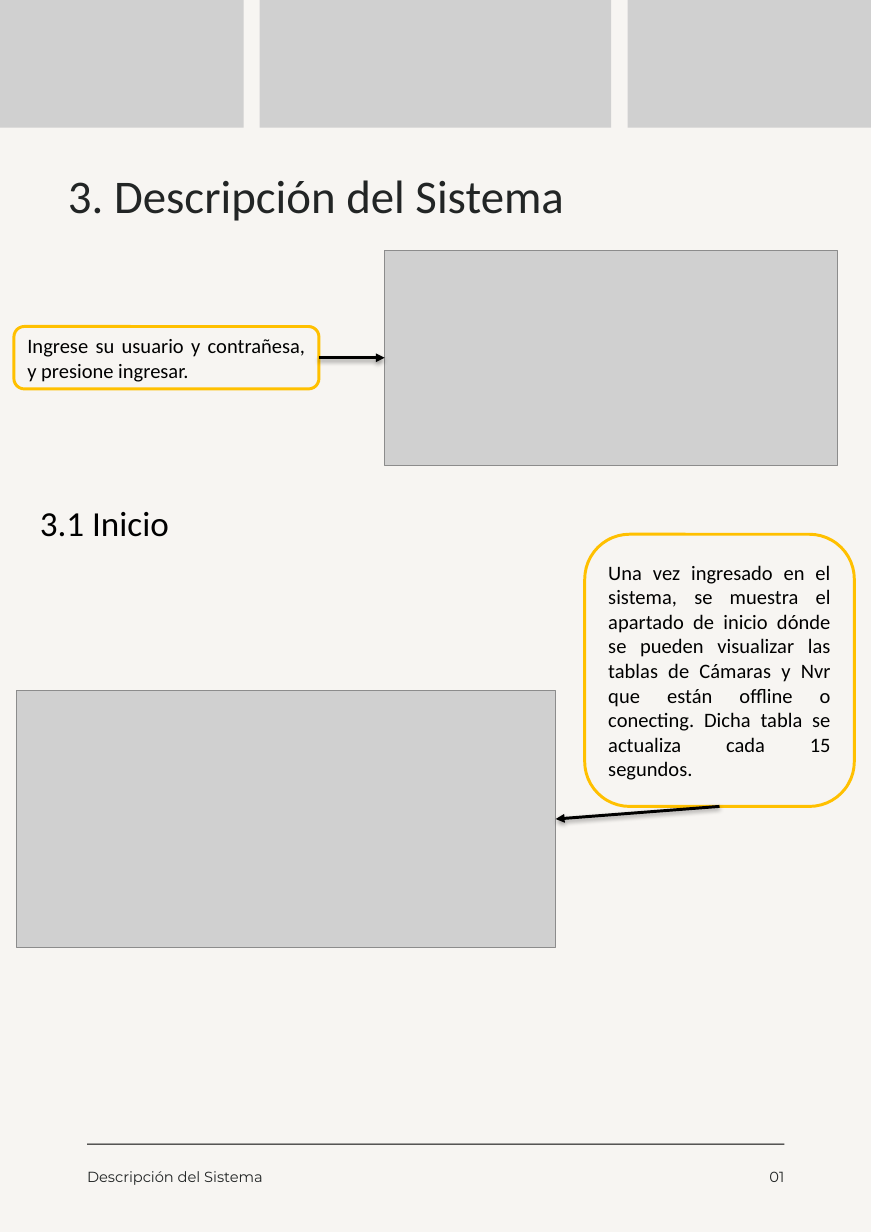
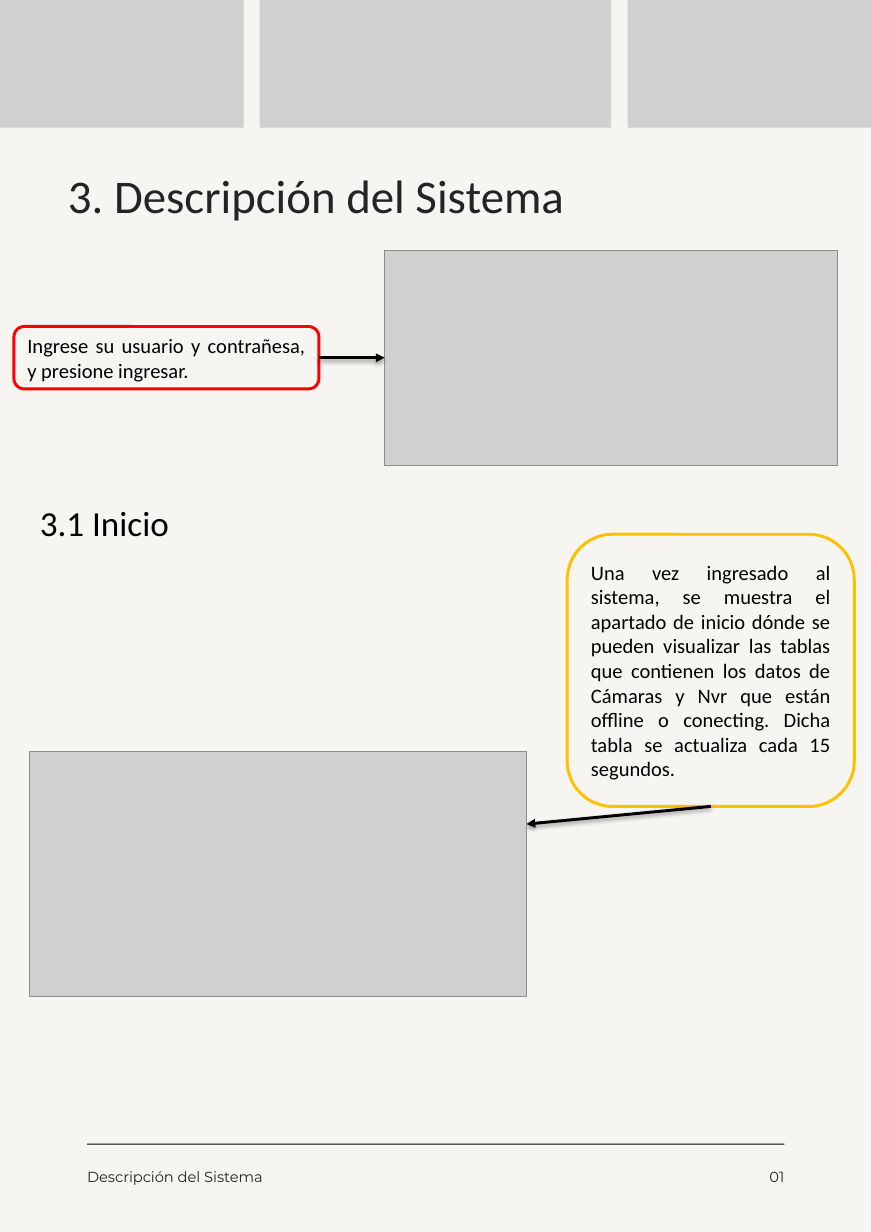
Before and after one commit to moreno-manuel/Pasantia-CVG-FMO, a slide deck: slide 9 of public/files/Documento A4 manual guía de estilos manual identidad visual minimalista rojo.pptx. Drawn at 871x1232 pixels with LibreOffice and Linux fonts; fonts in the diff are those of the drawing; grey boxes stand for pictures. Boxes give left, top, right and bottom in pixels: in the first picture for what was removed or moved away, otherwise in the second. Text is boxed around its words. In the diff, an @@ line names an element or a change of style, - is before the commit and + after.

```diff
--- a/public/files/Documento A4 manual guía de estilos manual identidad visual minimalista rojo.pptx
+++ b/public/files/Documento A4 manual guía de estilos manual identidad visual minimalista rojo.pptx
@@ rounded rectangle "Ingrese su usuario y contrañesa, ..." at [14,327,318,389]: outline #FFC000 2 pt to #FF0000 2 pt @@
@@ rounded rectangle "Una vez ingresado al sistema, ...": place and size @@
-rounded rectangle "Una vez ingresado al sistema, ..." at [585,535,855,807]
+rounded rectangle "Una vez ingresado al sistema, ..." at [567,535,854,807]
@@ text in rounded rectangle at [591,565,831,780]: text changed @@
-Una vez ingresado en el sistema, se muestra el apartado de inicio dónde se pueden visualizar las tablas de Cámaras y Nvr que están offline o conecting. Dicha tabla se actualiza cada 15 segundos.
+Una vez ingresado al sistema, se muestra el apartado de inicio dónde se pueden visualizar las tablas que contienen los datos de Cámaras y Nvr que están offline o conecting. Dicha tabla se actualiza cada 15 segundos.
@@ picture: place and size @@
-picture at [17,692,556,949]
+picture at [30,752,527,998]
@@ arrow moved from (720, 808) - (556, 819) to (711, 808) - (526, 825) @@
```
Also in this commit, not shown: 10 other slides changed, 4 slides added, 7 other files.
